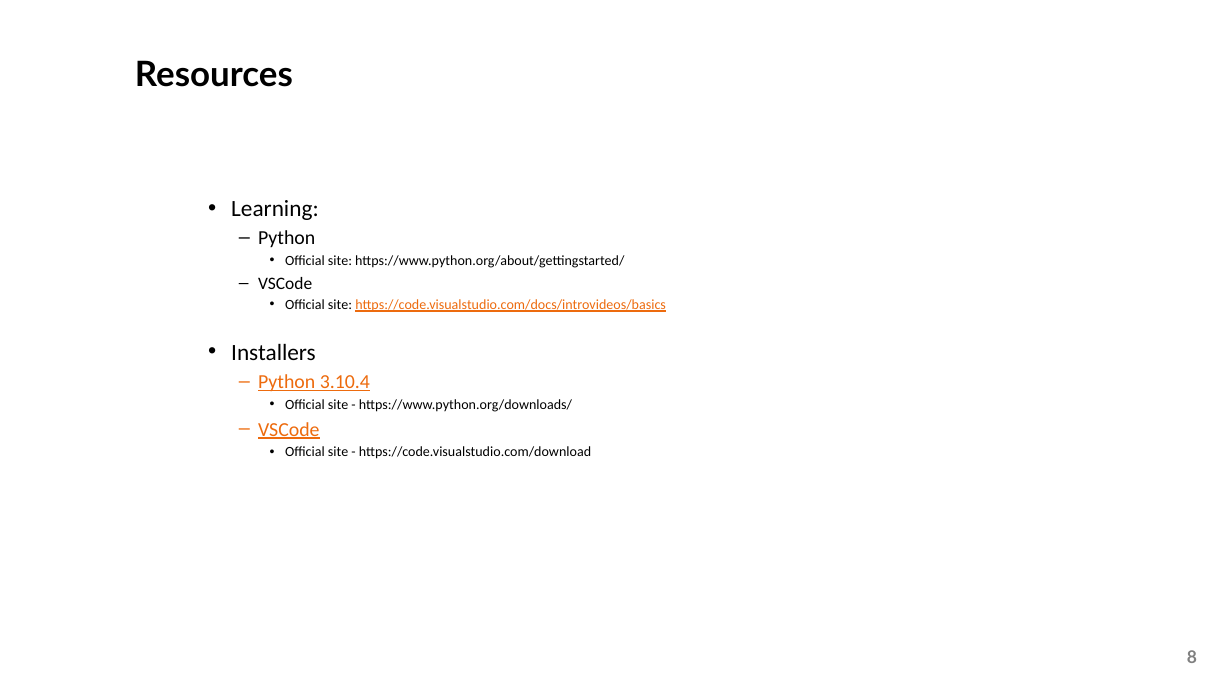
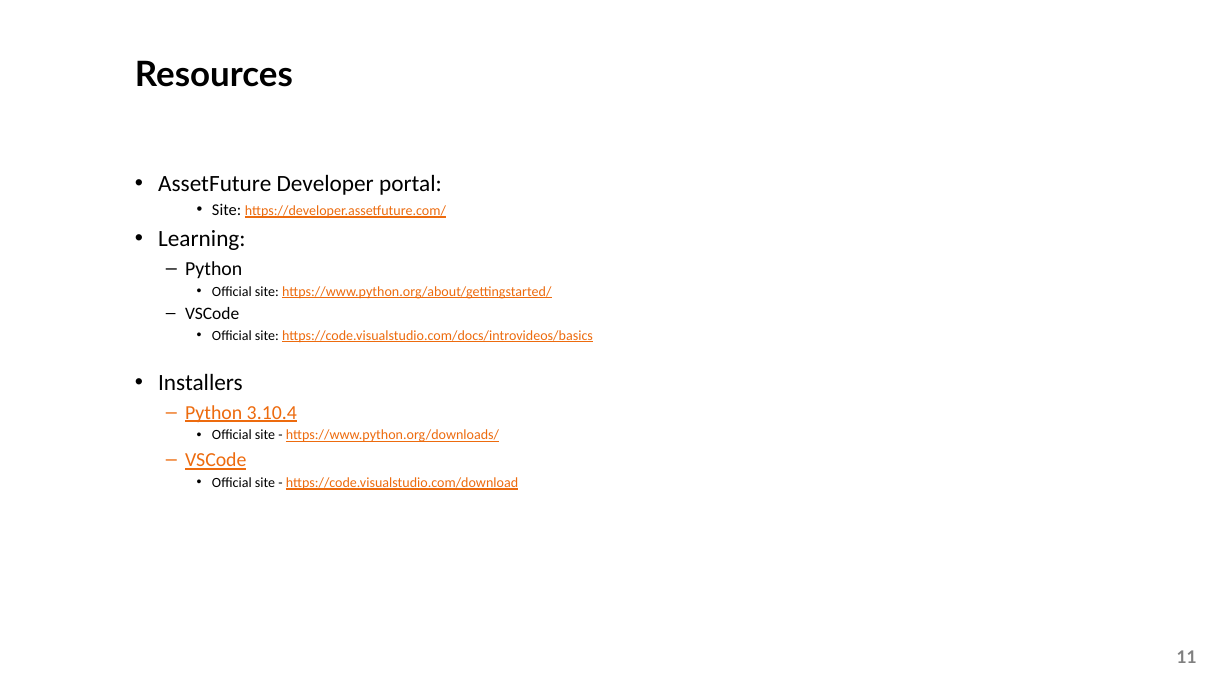
Before and after one commit to assetfuture/Public-API-samples, a slide deck: slide 11 of Getting Started/1. GettingStarted.pptx (slide 8 before the commit). Drawn at 1232x693 pixels with LibreOffice and Linux fonts; fonts in the diff are those of the drawing; background and template pictures are left out. Boxes give left, top, right and bottom in pixels: in the first picture for what was removed or moved away, otherwise in the second. Text is boxed around its words. In the diff, an @@ line names an element or a change of style, - is before the commit and + after.

```diff
--- a/Getting Started/1. GettingStarted.pptx
+++ b/Getting Started/1. GettingStarted.pptx
@@ text "AssetFuture Developer portal:": place and size @@
-text "AssetFuture Developer portal:" at (231, 200, 666, 459)
+text "AssetFuture Developer portal:" at (158, 174, 593, 490)
@@ text at (158, 174, 446, 218): paragraphs added @@
+• AssetFuture Developer portal:
+    • Site: https://developer.assetfuture.com/
@@ text at (212, 286, 551, 490): text colour #000000 to #ED6B0E, underline on in "https://www.python.org/about/gettingstarted/", "https://www.python.org/downloads/", "https://code.visualstudio.com/download" @@
@@ page number at (1177, 650, 1197, 663): text changed @@
-8
+11
```
Also in this commit, not shown: 2 other slides changed, 3 slides added.
